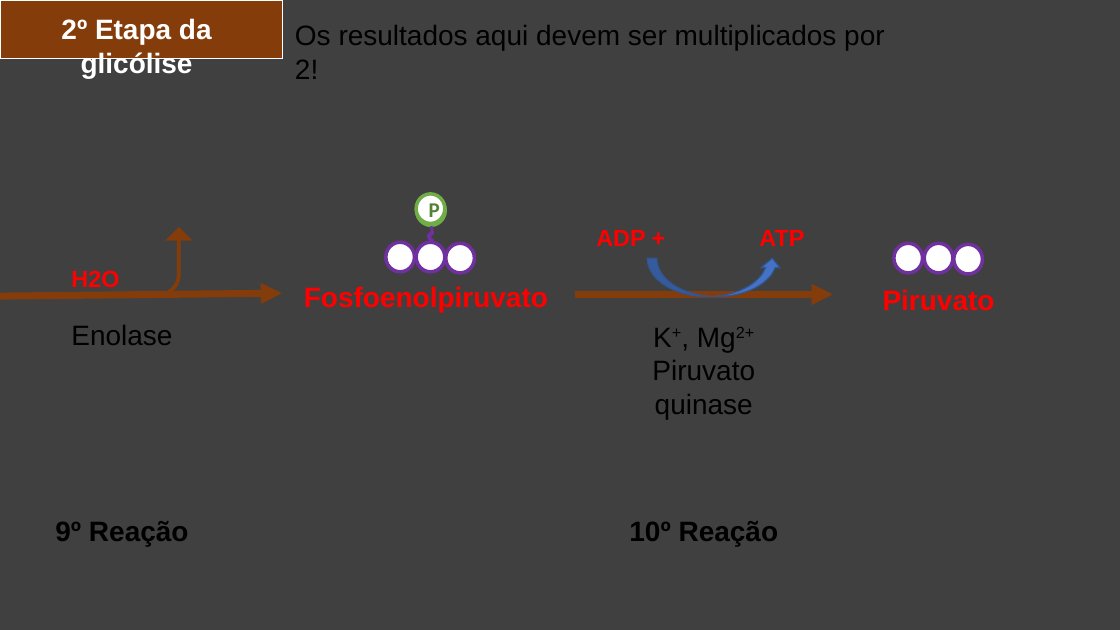
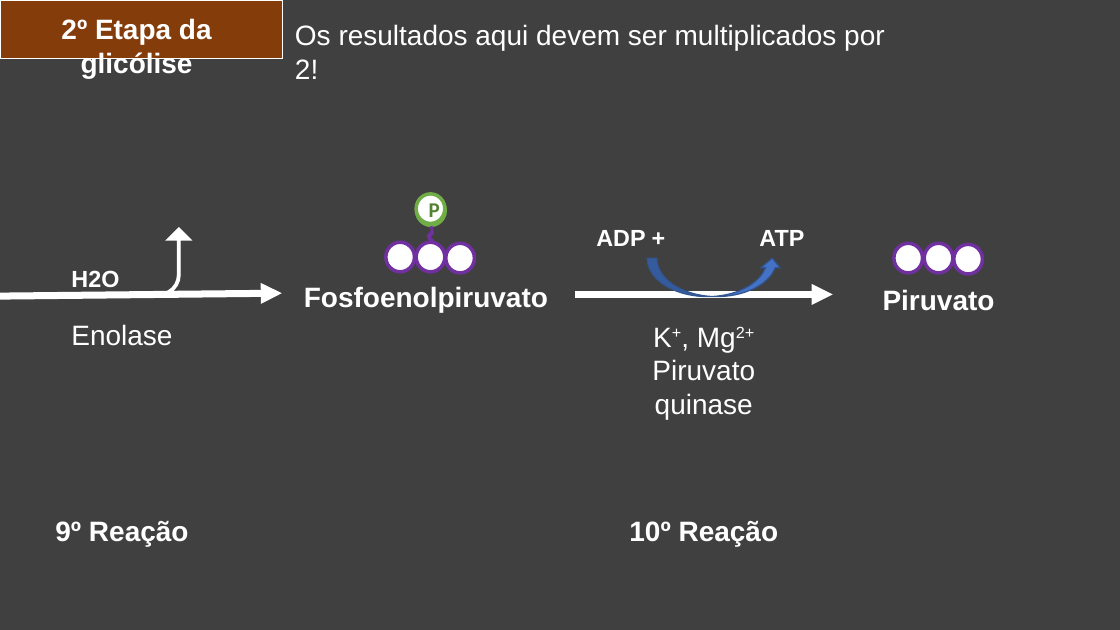
Before and after one commit to daniloasdotcom/Bioquimica-com-Danilo, a slide deck: slide 13 of static/aulas/glicolise.pptx. Drawn at 1120x630 pixels with LibreOffice and Linux fonts; fonts in the diff are those of the drawing. Boxes give left, top, right and bottom in pixels: in the first picture for what was removed or moved away, otherwise in the second. Text is boxed around its words. In the diff, an @@ line names an element or a change of style, - is before the commit and + after.

```diff
--- a/static/aulas/glicolise.pptx
+++ b/static/aulas/glicolise.pptx
@@ text colour #000000 to #FFFFFF in 5 elements at [55, 521, 189, 546], [71, 324, 172, 346], [652, 327, 755, 419], [629, 521, 779, 546], [295, 24, 884, 79] @@
@@ bent arrow at [142, 228, 191, 296]: fill #843C0B to #FFFFFF; outline #843C0B 1 pt to #FFFFFF 1 pt @@
@@ text colour #FF0000 to #FFFFFF in 5 elements at [304, 286, 548, 312], [883, 289, 995, 311], [71, 270, 119, 292], [596, 230, 645, 246], [759, 230, 804, 246] @@
@@ arrow (0, 297) - (282, 293): stroke #843C0B 6 pt to #FFFFFF 6 pt @@
@@ arrow (575, 295) - (833, 295): stroke #843C0B 6 pt to #FFFFFF 6 pt @@
```
Also in this commit, not shown: 21 other slides changed, 1 slide added, 1 slide removed, 2 other files.
